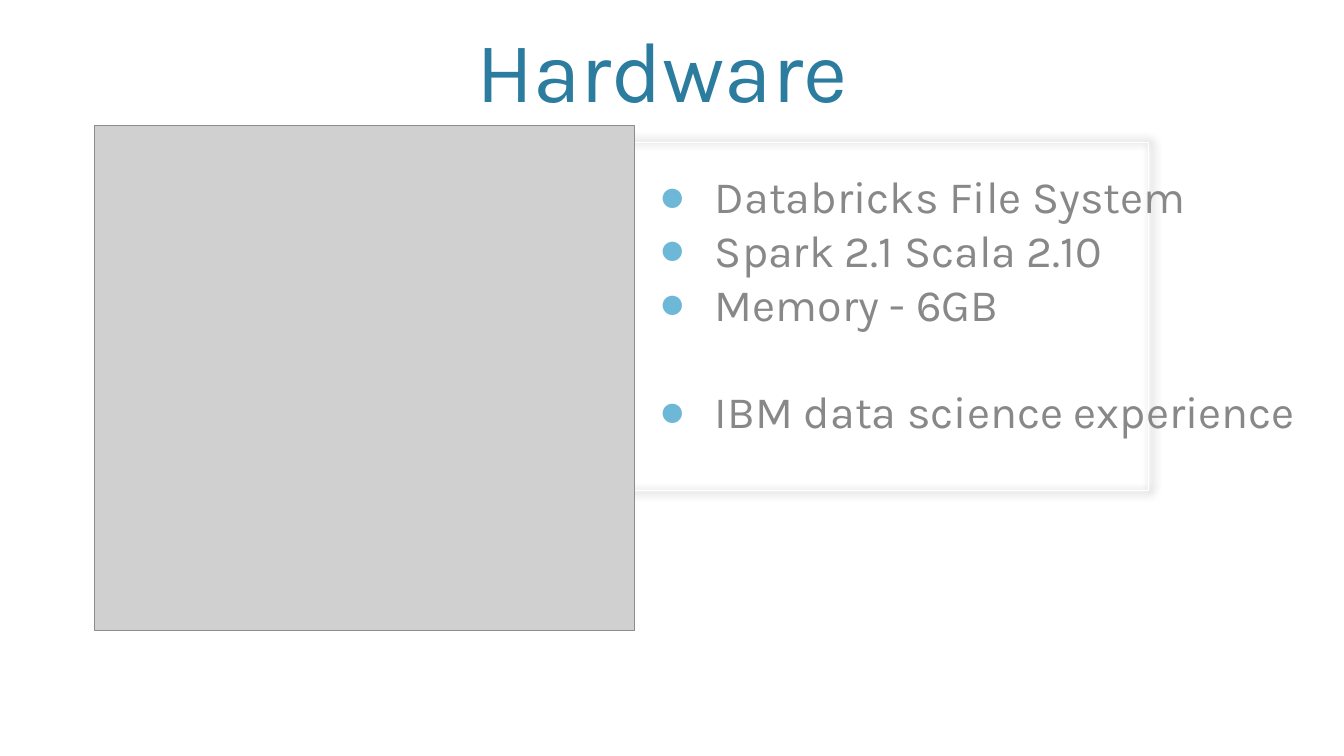
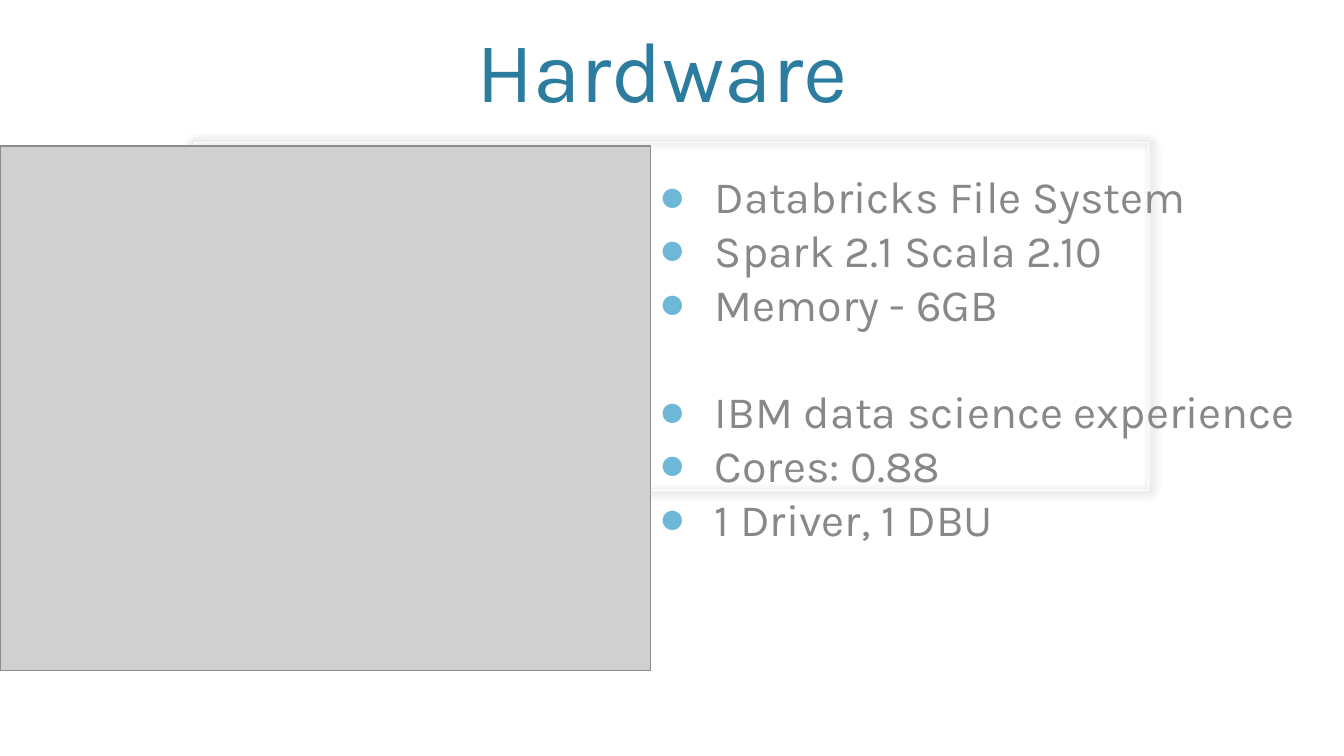
Before and after one commit to biranlicis/Movie-Box-Office-Machine-Learning, a slide deck: slide 3 of PPT CIS5560.pptx. Drawn at 1344x756 pixels with LibreOffice and Linux fonts; fonts in the diff are those of the drawing; grey boxes stand for pictures; background and template pictures are left out. Boxes give left, top, right and bottom in pixels: in the first picture for what was removed or moved away, otherwise in the second. Text is boxed around its words. In the diff, an @@ line names an element or a change of style, - is before the commit and + after.

```diff
--- a/PPT CIS5560.pptx
+++ b/PPT CIS5560.pptx
@@ picture: place and size @@
-picture at <box>94,125,634,630</box>
+picture at <box>0,146,650,671</box>
@@ subtitle at <box>715,453,994,541</box>: paragraphs added @@
+● Cores: 0.88
+● 1 Driver, 1 DBU
```
Also in this commit, not shown: 17 other slides changed, 4 slides removed.
